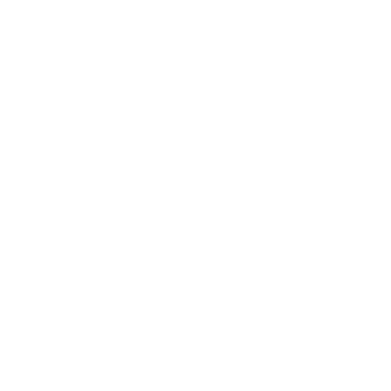
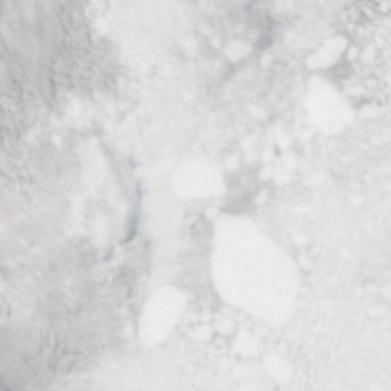
Layered file, before and after one edit (391x391). Changes by layer:
added layer "311_hudson_bay_100km_20070428.terra.truecolor.250m" above "landfast ice" over [0, 0, 391, 391]
